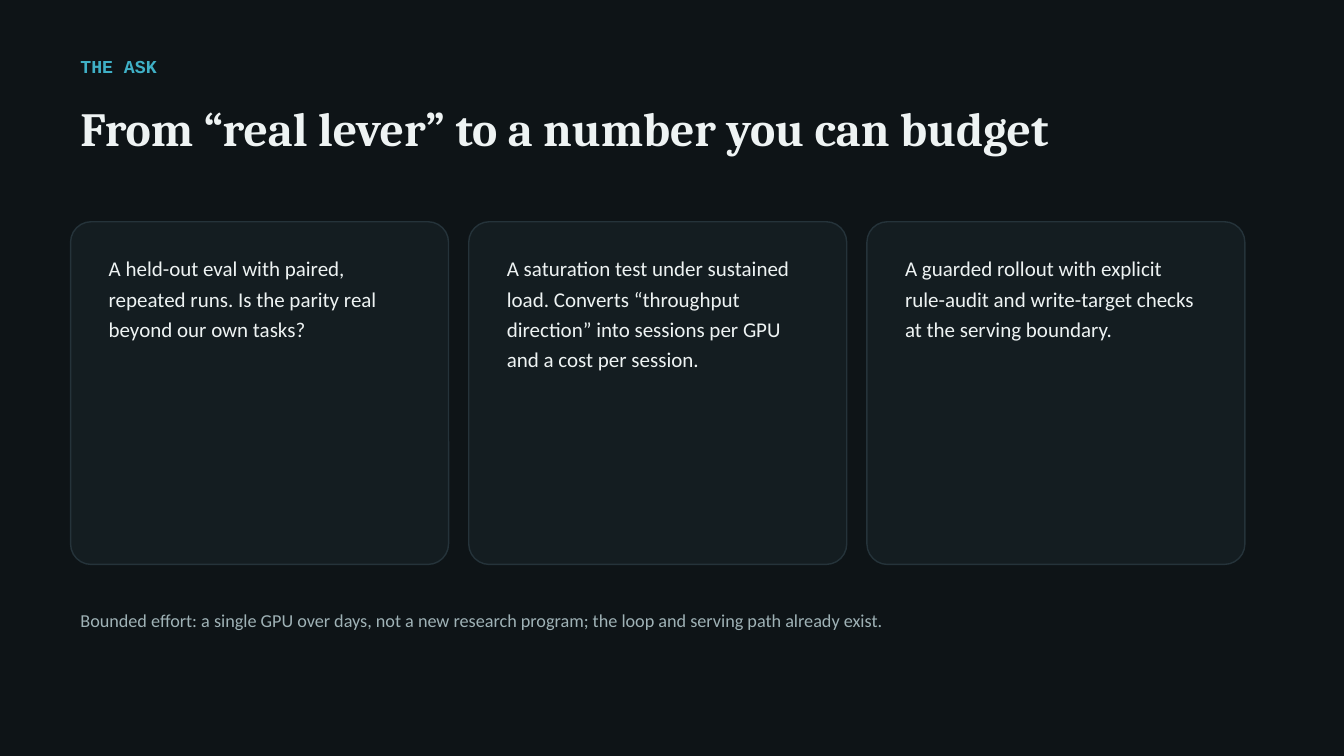
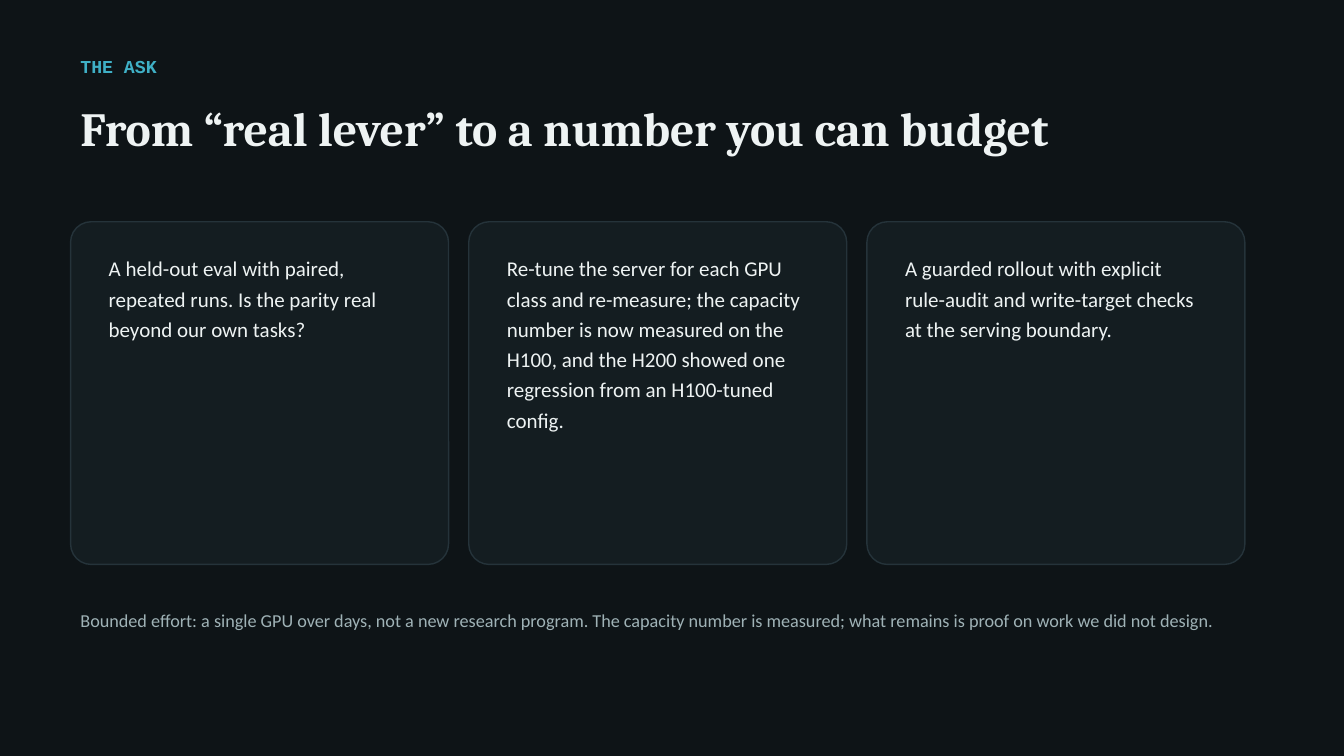
Before and after one commit to arunmenon/gisting-coding-agent, a slide deck: slide 12 of Gisting-CTO-deck.pptx (slide 11 before the commit). Drawn at 1344x756 pixels with LibreOffice and Linux fonts; fonts in the diff are those of the drawing. Boxes give left, top, right and bottom in pixels: in the first picture for what was removed or moved away, otherwise in the second. Text is boxed around its words. In the diff, an @@ line names an element or a change of style, - is before the commit and + after.

Commit message:
J10 write-up: paper 5.6 rewritten with tuned repeated serving benchmark (2x at SLO, +44% peak, cache ablation, ceiling mechanism, cost-lever framing); deck + cost-lever slide; email, README, journey entry

```diff
--- a/Gisting-CTO-deck.pptx
+++ b/Gisting-CTO-deck.pptx
@@ text at (x1=507, y1=261, x2=800, y2=432): text changed @@
-A saturation test under sustained load. Converts “throughput direction” into sessions per GPU and a cost per session.
+Re-tune the server for each GPU class and re-measure; the capacity number is now measured on the H100, and the H200 showed one regression from an H100-tuned config.
@@ text at (x1=80, y1=614, x2=1212, y2=630): text changed @@
-Bounded effort: a single GPU over days, not a new research program; the loop and serving path already exist.
+Bounded effort: a single GPU over days, not a new research program. The capacity number is measured; what remains is proof on work we did not design.
```
Also in this commit, not shown: 5 other slides changed, 2 slides added, 1 slide removed, 13 other files.
